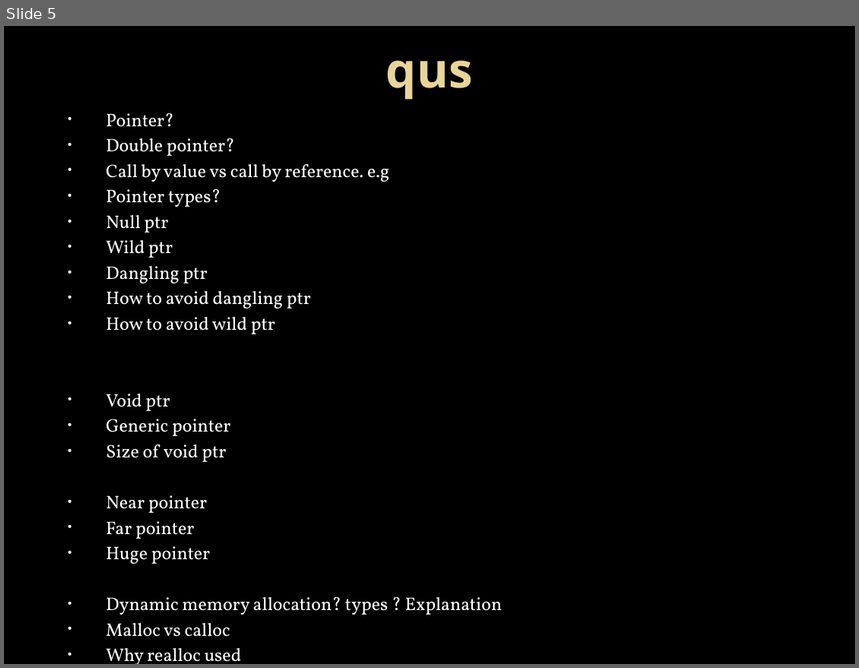
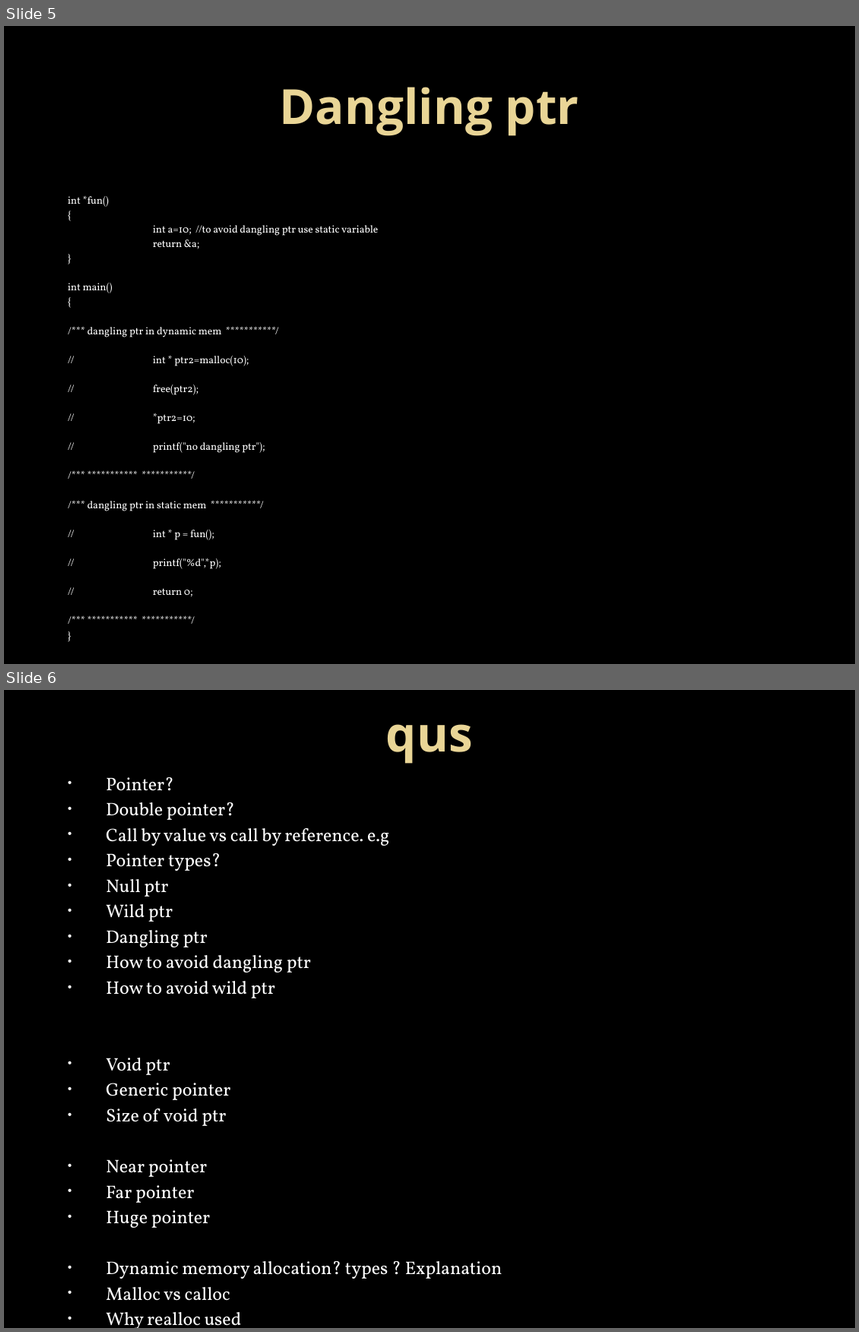
Before and after one commit to Mahesh-7/C_Programs, a slide deck: PPT/pointers.pptx. Shown one above the other, each under a label of ours: slide 5 before the commit, slides 5 and 6 after it. The pictures are 859x668 and 859x1332 pixels, drawn with LibreOffice and Linux fonts; fonts in the diff are those of the drawing; background and template pictures are left out. Boxes give left, top, right and bottom in pixels: in the first picture for what was removed or moved away, otherwise in the second. Text is boxed around its words. In the diff, an @@ line names an element or a change of style, - is before the commit and + after.

```diff
--- a/PPT/pointers.pptx
+++ b/PPT/pointers.pptx
@@ slide 5 added at (4,26,855,664), background picture (left out) @@
@@ title added at (280,87,579,136), 41 pt, text gradient #EAD696 to #E7D081, bold @@
+Dangling ptr
@@ text added at (68,196,378,598), 8.8 pt, text #FFFFFF @@
+int *fun()
+{
+int a=10; //to avoid dangling ptr use static variable
+return &a;
+}
+int main()
+{
+/*** dangling ptr in dynamic mem ***********/
+// int * ptr2=malloc(10);
+// free(ptr2);
+// *ptr2=10;
+// printf("no dangling ptr");
+/*** *********** ***********/
+/*** dangling ptr in static mem ***********/
+// int * p = fun();
+// printf("%d",*p);
+// return 0;
+/*** *********** ***********/
+}
@@ what was slide 5 is now slide 6 @@
```
Also in this commit, not shown: 2 slides changed.
